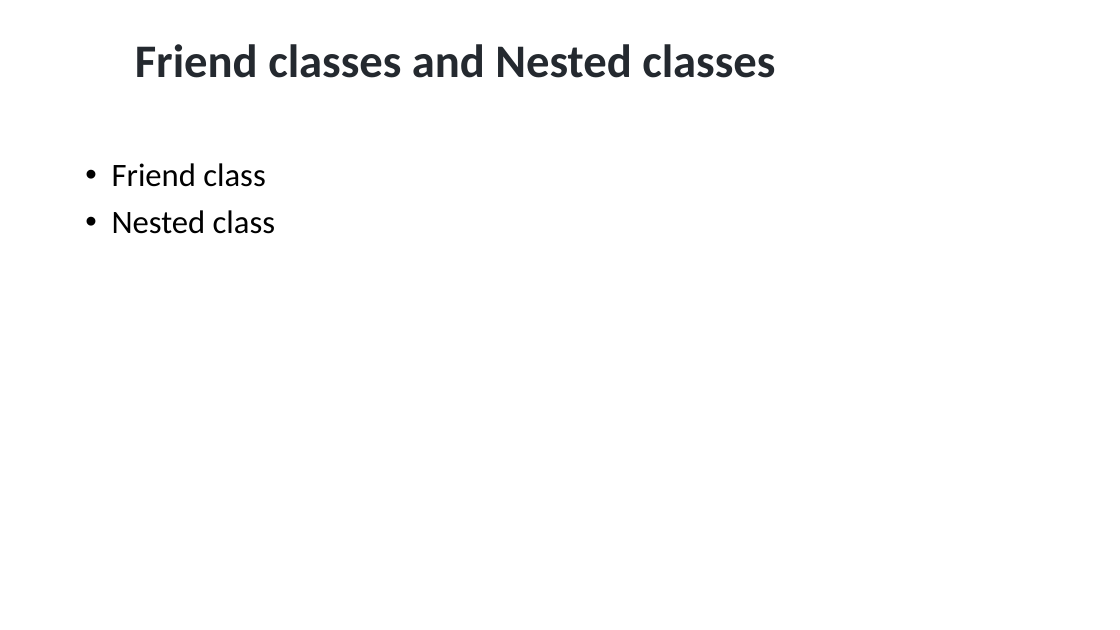
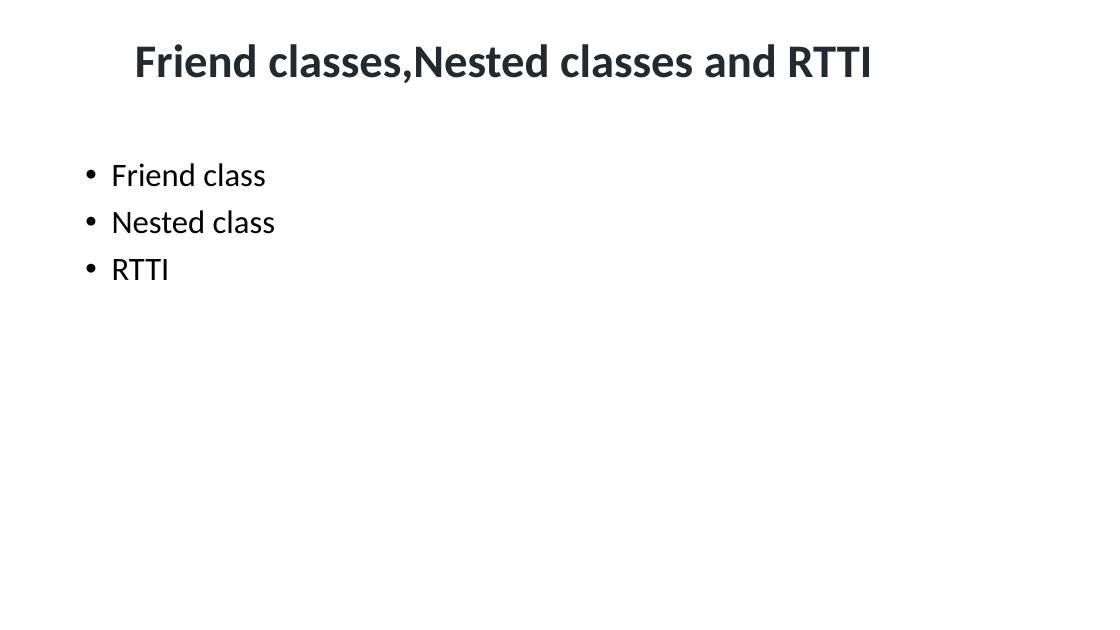
Before and after one commit to ShiqiYu/CPP, a slide deck: slide 2 of week15/Lab15.pptx. Drawn at 1120x630 pixels with LibreOffice and Linux fonts; fonts in the diff are those of the drawing; background and template pictures are left out. Boxes give left, top, right and bottom in pixels: in the first picture for what was removed or moved away, otherwise in the second. Text is boxed around its words. In the diff, an @@ line names an element or a change of style, - is before the commit and + after.

```diff
--- a/week15/Lab15.pptx
+++ b/week15/Lab15.pptx
@@ title at [135, 44, 872, 83]: text changed @@
-Friend classes and Nested classes
+Friend classes,Nested classes and RTTI
@@ text at [112, 259, 170, 280]: paragraph added @@
+• RTTI
```
Also in this commit, not shown: 12 other slides changed, 8 slides added, 1 slide removed.
